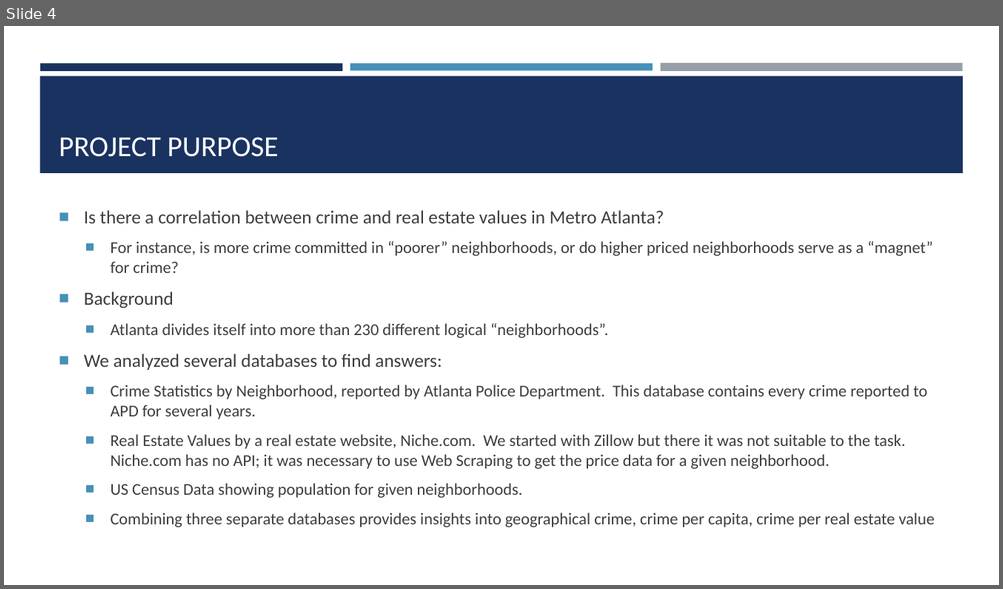
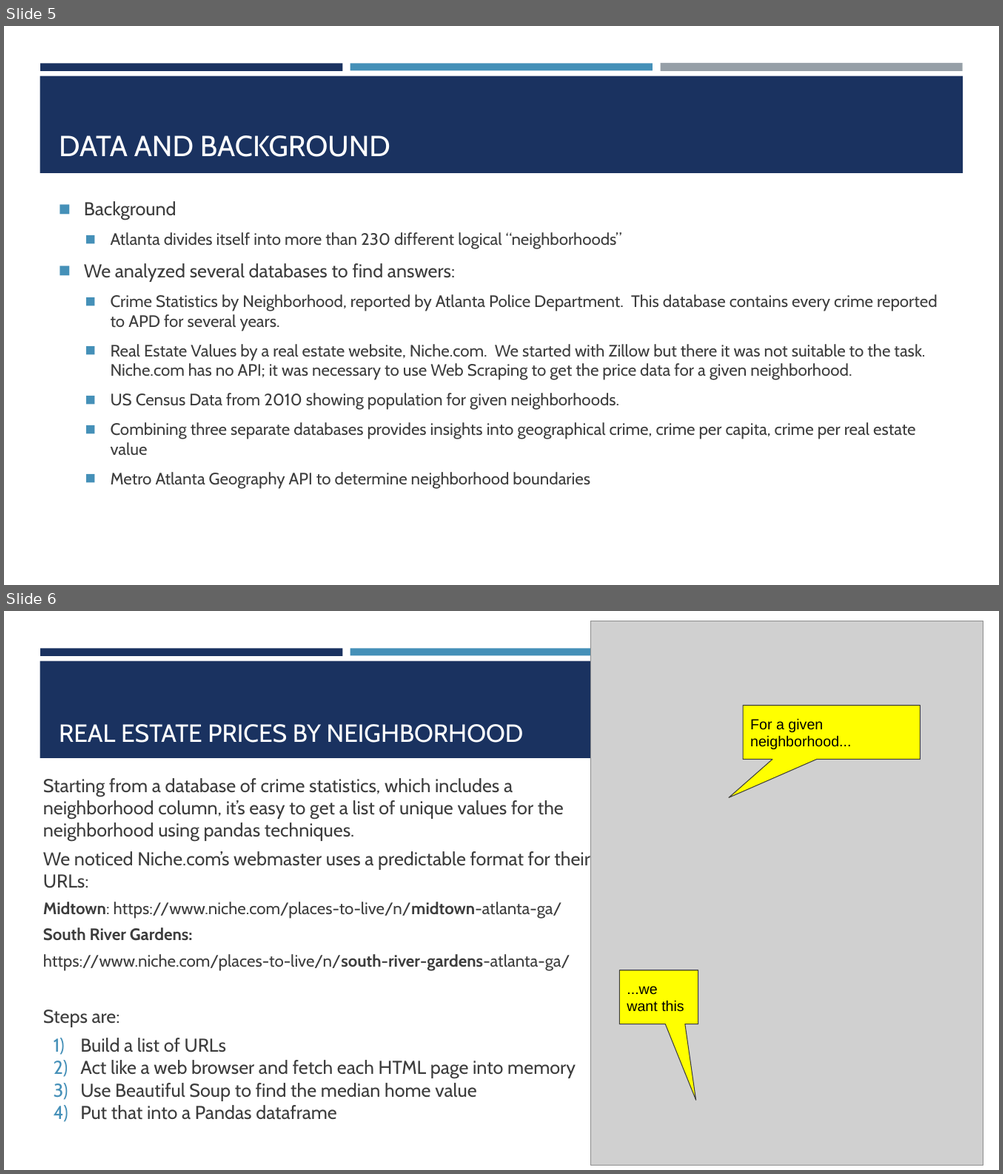
Before and after one commit to dmilestone/project-one, a slide deck: Crime and Real estate in Metro Atlanta.pptx. Shown one above the other, each under a label of ours: slide 4 before the commit, slides 5 and 6 after it. The pictures are 1003x589 and 1003x1174 pixels, drawn with LibreOffice and Linux fonts; fonts in the diff are those of the drawing; grey boxes stand for pictures. Boxes give left, top, right and bottom in pixels: in the first picture for what was removed or moved away, otherwise in the second. Text is boxed around its words. In the diff, an @@ line names an element or a change of style, - is before the commit and + after.

```diff
--- a/Crime and Real estate in Metro Atlanta.pptx
+++ b/Crime and Real estate in Metro Atlanta.pptx
@@ slide 6 added at bbox=[4, 611, 999, 1170], background #FFFFFF; not listed: 3 template elements that a slide beside it also shows @@
@@ picture added at bbox=[591, 621, 984, 1167] @@
@@ speech box added at bbox=[743, 706, 919, 760], fill #FFFF00, outline #3D3D3D 0.75 pt, 14 pt, text #000000 @@
+For a given neighborhood...
@@ title added at bbox=[59, 724, 523, 743], 24 pt, text #FFFFFF @@
+REAL ESTATE PRICES BY NEIGHBORHOOD
@@ text added at bbox=[43, 778, 589, 1120], 18 pt, text #3D3D3D @@
+Starting from a database of crime statistics, which includes a neighborhood column, it’s easy to get a list of unique values for the neighborhood using pandas techniques.
+We noticed Niche.com’s webmaster uses a predictable format for their URLs:
+Midtown: https://www.niche.com/places-to-live/n/midtown-atlanta-ga/
+South River Gardens:
+https://www.niche.com/places-to-live/n/south-river-gardens-atlanta-ga/
+Steps are:
+1) Build a list of URLs
+2) Act like a web browser and fetch each HTML page into memory
+3) Use Beautiful Soup to find the median home value
+4) Put that into a Pandas dataframe
@@ speech box added at bbox=[620, 971, 698, 1025], fill #FFFF00, outline #3D3D3D 0.75 pt, 14 pt, text #000000 @@
+...we want this
@@ what was slide 4 is now slide 5 @@
@@ slide 5 changed as well @@
@@ title at bbox=[59, 136, 390, 157]: text changed; font Calibri to Cabin @@
-PROJECT PURPOSE
+DATA AND BACKGROUND
@@ text at bbox=[84, 201, 936, 455]: font Calibri to Cabin in "Background", "We analyzed several databases to find answers:", "Crime Statistics by Neighborhood, reported by Atlanta ...", "Real Estate Values by a real estate ..." and 1 more places; bullet ■ to ◼; less space between paragraphs @@
@@ text at bbox=[84, 210, 933, 273]: paragraphs removed @@
-■ Is there a correlation between crime and real estate values in Metro Atlanta?
-  ■ For instance, is more crime committed in “poorer” neighborhoods, or do higher priced neighborhoods serve as a “magnet” for crime?
@@ text at bbox=[111, 232, 622, 249]: text changed; font Calibri to Cabin @@
-  ■ Atlanta divides itself into more than 230 different logical “neighborhoods”.
+  ◼ Atlanta divides itself into more than 230 different logical “neighborhoods”
@@ text at bbox=[111, 393, 620, 410]: text changed; font Calibri to Cabin @@
-  ■ US Census Data showing population for given neighborhoods.
+  ◼ US Census Data from 2010 showing population for given neighborhoods.
@@ text at bbox=[111, 472, 590, 488]: paragraph added @@
+  ◼ Metro Atlanta Geography API to determine neighborhood boundaries
```
Also in this commit, not shown: 3 other slides changed, 12 other slides added, 1 slide removed, 1 other file.
